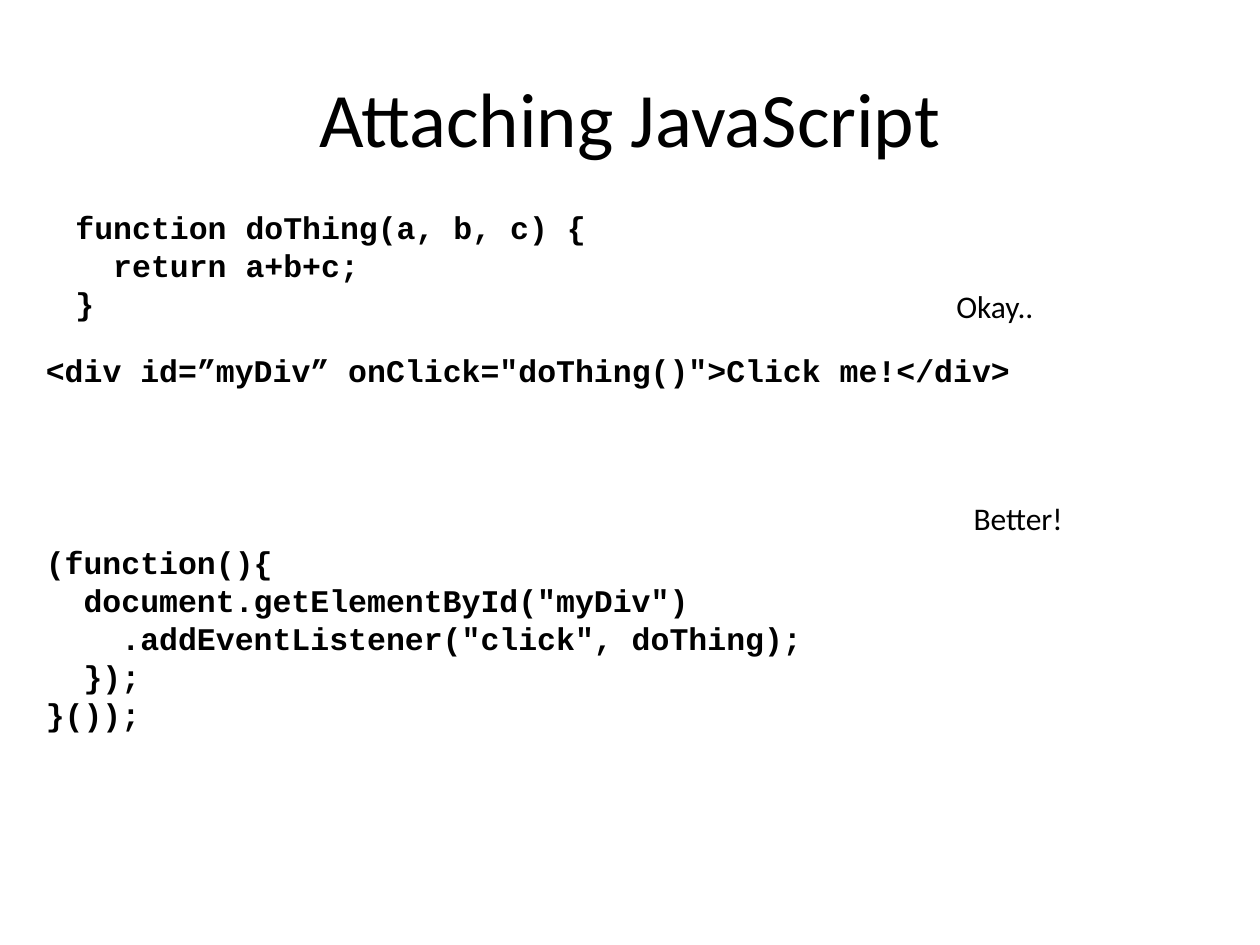
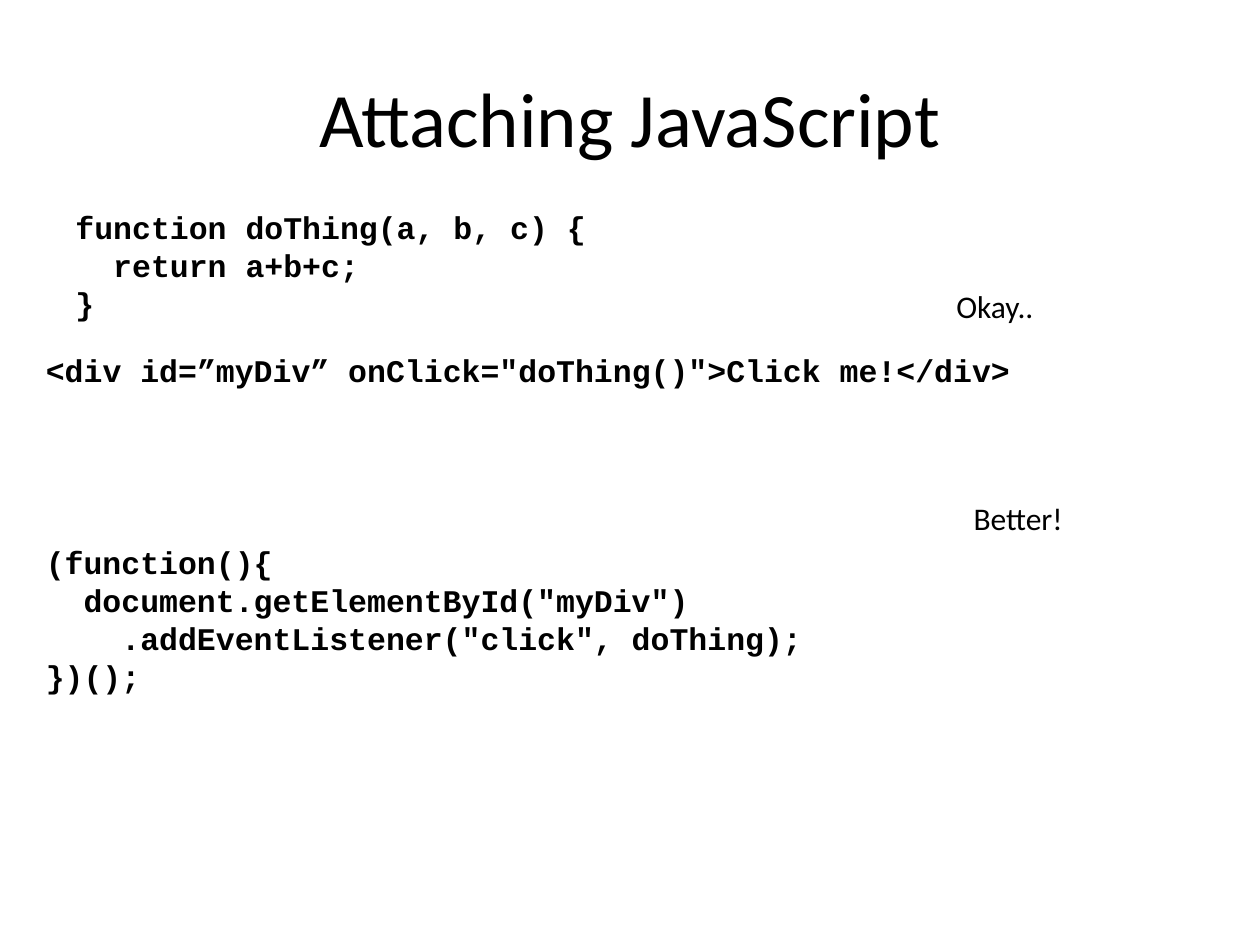
Before and after one commit to anettebgo/nerdschool, a slide deck: slide 7 of 3/js&html&css.pptx. Drawn at 1260x945 pixels with LibreOffice and Linux fonts; fonts in the diff are those of the drawing. Boxes give left, top, right and bottom in pixels: in the first picture for what was removed or moved away, otherwise in the second. Text is boxed around its words. In the diff, an @@ line names an element or a change of style, - is before the commit and + after.

```diff
--- a/3/js&html&css.pptx
+++ b/3/js&html&css.pptx
@@ text at (x1=46, y1=552, x2=802, y2=657): text changed @@
-});
-}());
+})();
```
Also in this commit, not shown: 3 other slides changed, 1 other file.
